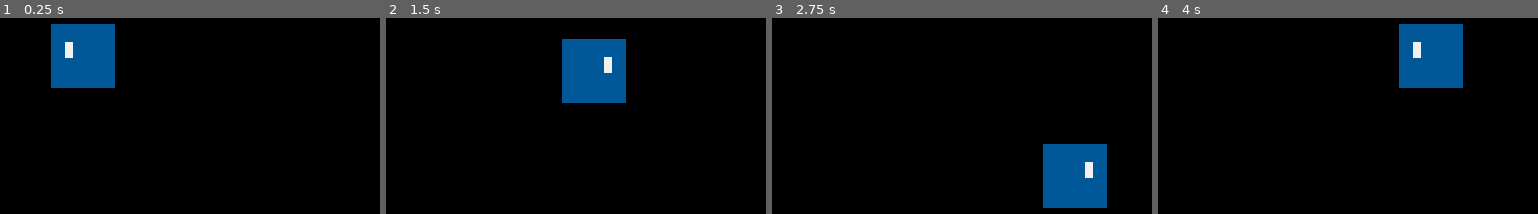
Above: before the commit, frames 1-4 (left to right).
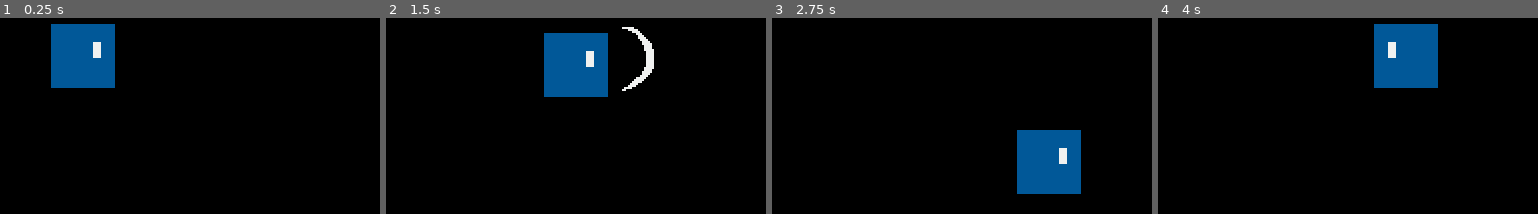
Above: after the commit, the same moments.

Repository: randomnewb/BirbGameTheSequel
Game: Godot game, scene res://World/World.tscn
Two runs of this game, one before a commit and one after it. Both use one fixed random seed, a clock stepped at 60 frames per second and the inputs below.
Inputs:
- Up to frame 1 (0.25 s): no input
- Up to frame 2 (1.5 s): tap Enter at 0.5 s; hold Right (ui_right) 0.53-1.28 s; tap J (attack, bound only after the commit) at 0.6, 1.35 s; hold Down (ui_down) from 1.28 s (still down)
- Up to frame 3 (2.75 s): release Down (ui_down) at 2.03 s; hold Right (ui_right) from 2.03 s (still down); tap J (attack, bound only after the commit) at 2.1 s
- Up to frame 4 (4 s): release Right (ui_right) at 2.78 s; hold Up (ui_up) 2.78-3.53 s; tap J (attack, bound only after the commit) at 2.85, 3.6 s; hold Left (ui_left) from 3.53 s (still down)

The runs differ from the first frame. In frame 1, 0.3% of the frame differs, in the area x 17-27%, y 12-21%; in frame 2, 4.8%; in frame 3, 6.1%, in the area x 64-89%, y 57-97%; in frame 4, 4.5%.

Commit message:
Setup Hit and Hurtboxes, ResourceLoader, PlayerStats, Slash "projectile" appears on "attack" use and is mirrored properly depending on direction faced

Diff:
--- /dev/null
+++ b/Collision/Hitbox.gd
@@ -0,0 +1,6 @@
+extends Area2D
+
+export (int) var damage = 1
+
+func _on_Hitbox_area_entered(hurtbox) -> void:
+	hurtbox.emit_signal("hit", damage)
--- /dev/null
+++ b/Collision/Hitbox.tscn
@@ -0,0 +1,12 @@
+[gd_scene load_steps=2 format=2]
+
+[ext_resource path="res://Collision/Hitbox.gd" type="Script" id=1]
+
+[node name="Hitbox" type="Area2D"]
+collision_layer = 0
+collision_mask = 0
+script = ExtResource( 1 )
+
+[node name="Collider" type="CollisionShape2D" parent="."]
+
+[connection signal="area_entered" from="." to="." method="_on_Hitbox_area_entered"]
--- /dev/null
+++ b/Collision/Hurtbox.gd
@@ -0,0 +1,16 @@
+extends Node2D
+
+
+# Declare member variables here. Examples:
+# var a: int = 2
+# var b: String = "text"
+
+
+# Called when the node enters the scene tree for the first time.
+func _ready() -> void:
+	pass # Replace with function body.
+
+
+# Called every frame. 'delta' is the elapsed time since the previous frame.
+#func _process(delta: float) -> void:
+#	pass
--- /dev/null
+++ b/Collision/Hurtbox.tscn
@@ -0,0 +1,10 @@
+[gd_scene load_steps=2 format=2]
+
+[ext_resource path="res://Hurtbox.gd" type="Script" id=1]
+
+[node name="Hurtbox" type="Area2D"]
+collision_layer = 0
+collision_mask = 0
+script = ExtResource( 1 )
+
+[node name="Collider" type="CollisionShape2D" parent="."]
--- /dev/null
+++ b/Effect/Projectile.gd
@@ -0,0 +1,15 @@
+extends Node2D
+
+var velocity = Vector2.ZERO
+
+func _process(delta):
+	position += velocity * delta
+
+func _on_VisibilityNotifier2D_viewport_exited(viewport: Viewport) -> void:
+	pass
+
+func _on_Hitbox_body_entered(body: Node) -> void:
+	pass
+
+func _on_Hitbox_area_entered(area: Area2D) -> void:
+	pass
--- /dev/null
+++ b/Effect/Projectile.tscn
@@ -0,0 +1,18 @@
+[gd_scene load_steps=3 format=2]
+
+[ext_resource path="res://Collision/Hitbox.tscn" type="PackedScene" id=1]
+[ext_resource path="res://Effect/Projectile.gd" type="Script" id=2]
+
+[node name="Projectile" type="Node2D"]
+script = ExtResource( 2 )
+
+[node name="Sprite" type="Sprite" parent="."]
+
+[node name="VisibilityNotifier2D" type="VisibilityNotifier2D" parent="."]
+
+[node name="AnimationPlayer" type="AnimationPlayer" parent="."]
+
+[node name="Hitbox" parent="." instance=ExtResource( 1 )]
+
+[connection signal="viewport_exited" from="VisibilityNotifier2D" to="." method="_on_VisibilityNotifier2D_viewport_exited"]
+[connection signal="body_entered" from="Hitbox" to="." method="_on_Hitbox_body_entered"]
--- /dev/null
+++ b/Effect/Slash.tscn
@@ -0,0 +1,74 @@
+[gd_scene load_steps=6 format=2]
+
+[ext_resource path="res://Effect/Projectile.tscn" type="PackedScene" id=1]
+[ext_resource path="res://Effect/slash.png" type="Texture" id=2]
+
+[sub_resource type="Animation" id=1]
+resource_name = "Animate"
+length = 0.3
+tracks/0/type = "value"
+tracks/0/path = NodePath("Sprite:frame")
+tracks/0/interp = 1
+tracks/0/loop_wrap = true
+tracks/0/imported = false
+tracks/0/enabled = true
+tracks/0/keys = {
+"times": PoolRealArray( 0, 0.1, 0.2 ),
+"transitions": PoolRealArray( 1, 1, 1 ),
+"update": 1,
+"values": [ 0, 1, 2 ]
+}
+tracks/1/type = "method"
+tracks/1/path = NodePath(".")
+tracks/1/interp = 1
+tracks/1/loop_wrap = true
+tracks/1/imported = false
+tracks/1/enabled = true
+tracks/1/keys = {
+"times": PoolRealArray( 0.3 ),
+"transitions": PoolRealArray( 1 ),
+"values": [ {
+"args": [  ],
+"method": "queue_free"
+} ]
+}
+
+[sub_resource type="Animation" id=2]
+length = 0.001
+tracks/0/type = "value"
+tracks/0/path = NodePath("Sprite:frame")
+tracks/0/interp = 1
+tracks/0/loop_wrap = true
+tracks/0/imported = false
+tracks/0/enabled = true
+tracks/0/keys = {
+"times": PoolRealArray( 0 ),
+"transitions": PoolRealArray( 1 ),
+"update": 0,
+"values": [ 1 ]
+}
+
+[sub_resource type="CapsuleShape2D" id=3]
+radius = 9.0
+height = 18.0
+
+[node name="Slash" instance=ExtResource( 1 )]
+
+[node name="Sprite" parent="." index="0"]
+texture = ExtResource( 2 )
+hframes = 3
+frame = 1
+
+[node name="AnimationPlayer" parent="." index="2"]
+autoplay = "Animate"
+anims/Animate = SubResource( 1 )
+anims/RESET = SubResource( 2 )
+
+[node name="Hitbox" parent="." index="3"]
+collision_layer = 0
+collision_mask = 10
+
+[node name="Collider" parent="Hitbox" index="0"]
+shape = SubResource( 3 )
+
+[editable path="Hitbox"]
--- /dev/null
+++ b/Hurtbox.gd
@@ -0,0 +1,3 @@
+extends Area2D
+
+signal hit(damage)
--- a/Player/Player.gd
+++ b/Player/Player.gd
@@ -1,4 +1,8 @@
 extends KinematicBody2D
+
+const SlashProjectile = preload("res://Effect/Slash.tscn")
+
+var PlayerStats = ResourceLoader.PlayerStats
 
 export (int) var ACCELERATION = 500
 export (int) var MAX_SPEED = 80
@@ -8,10 +12,12 @@
 
 enum {
 	MOVE,
+	ATTACK,
 }
 
 var state = MOVE
 var velocity = Vector2.ZERO
+var facing = 1
 
 func _ready() -> void:
 	pass # Replace with function body.
@@ -19,21 +25,26 @@
 func _physics_process(delta):
 	match state:
 		MOVE:
-			move_state(delta)
+			var input_vector = get_input_vector()
+			apply_movement(input_vector, delta)
+			update_animations(input_vector)
+		ATTACK:
+			slash()
 
-func move_state(delta):
+func get_input_vector():
 	var input_vector = Vector2.ZERO
 	input_vector.x = Input.get_action_strength("ui_right") - Input.get_action_strength("ui_left")
 	input_vector.y = Input.get_action_strength("ui_down") - Input.get_action_strength("ui_up")
 	input_vector = input_vector.normalized()
 
+	if Input.is_action_just_pressed("attack"):
+		state = ATTACK
+
+	return input_vector
+
+func apply_movement(input_vector, delta):
 	if input_vector != Vector2.ZERO:
 		velocity = velocity.move_toward(input_vector * MAX_SPEED, ACCELERATION * delta)
-		if input_vector.x > 0:
-			playerSprite.flip_h = true
-		elif input_vector.x < 0:
-			playerSprite.flip_h = false
-
 	else:
 		velocity = velocity.move_toward(Vector2.ZERO, FRICTION * delta)
 
@@ -41,3 +52,26 @@
 
 func move():
 	velocity = move_and_slide(velocity)
+
+func update_animations(input_vector):
+	if input_vector.x != 0:
+		facing = sign(input_vector.x)
+
+	if facing == 1:
+		playerSprite.flip_h = true
+	elif facing == -1:
+		playerSprite.flip_h = false
+
+func slash():
+	velocity = Vector2.ZERO
+	var slash_position = global_position
+	if facing > 0:
+		slash_position = Vector2(global_position.x + 30, global_position.y)
+	elif facing < 0:
+		slash_position = Vector2(global_position.x - 30, global_position.y)
+	var slash = Utils.instance_scene_on_main(SlashProjectile, slash_position)
+	slash.get_node("Sprite").scale.x = -facing
+	state = MOVE
+
+func _on_Hurtbox_hit(damage) -> void:
+	print("Took damage")
--- a/Player/Player.tscn
+++ b/Player/Player.tscn
@@ -1,12 +1,14 @@
-[gd_scene load_steps=4 format=2]
+[gd_scene load_steps=5 format=2]
 
 [ext_resource path="res://Player/player.png" type="Texture" id=1]
 [ext_resource path="res://Player/Player.gd" type="Script" id=2]
+[ext_resource path="res://Collision/Hurtbox.tscn" type="PackedScene" id=3]
 
 [sub_resource type="RectangleShape2D" id=1]
 extents = Vector2( 16, 16 )
 
 [node name="Player" type="KinematicBody2D"]
+collision_mask = 2
 script = ExtResource( 2 )
 
 [node name="Sprite" type="Sprite" parent="."]
@@ -14,3 +16,8 @@
 
 [node name="CollisionShape2D" type="CollisionShape2D" parent="."]
 shape = SubResource( 1 )
+
+[node name="Hurtbox" parent="." instance=ExtResource( 3 )]
+collision_layer = 4
+
+[connection signal="hit" from="Hurtbox" to="." method="_on_Hurtbox_hit"]
--- /dev/null
+++ b/Player/PlayerStats.tres
@@ -0,0 +1,3 @@
+[gd_resource type="Resource" format=2]
+
+[resource]
--- /dev/null
+++ b/PlayerStats.gd
@@ -0,0 +1,13 @@
+extends Resource
+class_name PlayerStats
+
+var max_health = 3
+var health = max_health setget set_health
+
+signal player_health_changed(value)
+
+func set_health(value):
+	health = clamp(value, 0, max_health)
+	emit_signal("player_health_changed", health)
+	if health == 0:
+		emit_signal("player_died")
--- /dev/null
+++ b/ResourceLoader.gd
@@ -0,0 +1,3 @@
+extends Node
+
+var PlayerStats = preload("res://Player/PlayerStats.tres")
--- /dev/null
+++ b/Singleton/Utils.gd
@@ -0,0 +1,8 @@
+extends Node
+
+func instance_scene_on_main(scene, position):
+	var main = get_tree().current_scene
+	var instance = scene.instance()
+	main.add_child(instance)
+	instance.global_position = position
+	return instance
--- a/project.godot
+++ b/project.godot
@@ -8,11 +8,26 @@
 
 config_version=4
 
+_global_script_classes=[ {
+"base": "Resource",
+"class": "PlayerStats",
+"language": "GDScript",
+"path": "res://PlayerStats.gd"
+} ]
+_global_script_class_icons={
+"PlayerStats": ""
+}
+
 [application]
 
 config/name="Birb Game 2.0"
 run/main_scene="res://World/World.tscn"
 config/icon="res://icon.png"
+
+[autoload]
+
+Utils="*res://Singleton/Utils.gd"
+ResourceLoader="*res://ResourceLoader.gd"
 
 [display]
 
@@ -81,6 +96,18 @@
 , Object(InputEventKey,"resource_local_to_scene":false,"resource_name":"","device":0,"alt":false,"shift":false,"control":false,"meta":false,"command":false,"pressed":false,"scancode":0,"physical_scancode":83,"unicode":0,"echo":false,"script":null)
  ]
 }
+attack={
+"deadzone": 0.5,
+"events": [ Object(InputEventKey,"resource_local_to_scene":false,"resource_name":"","device":0,"alt":false,"shift":false,"control":false,"meta":false,"command":false,"pressed":false,"scancode":0,"physical_scancode":74,"unicode":0,"echo":false,"script":null)
+ ]
+}
+
+[layer_names]
+
+2d_physics/layer_1="Player"
+2d_physics/layer_2="World"
+2d_physics/layer_3="PlayerHurtbox"
+2d_physics/layer_4="EnemyHurtbox"
 
 [physics]
 
